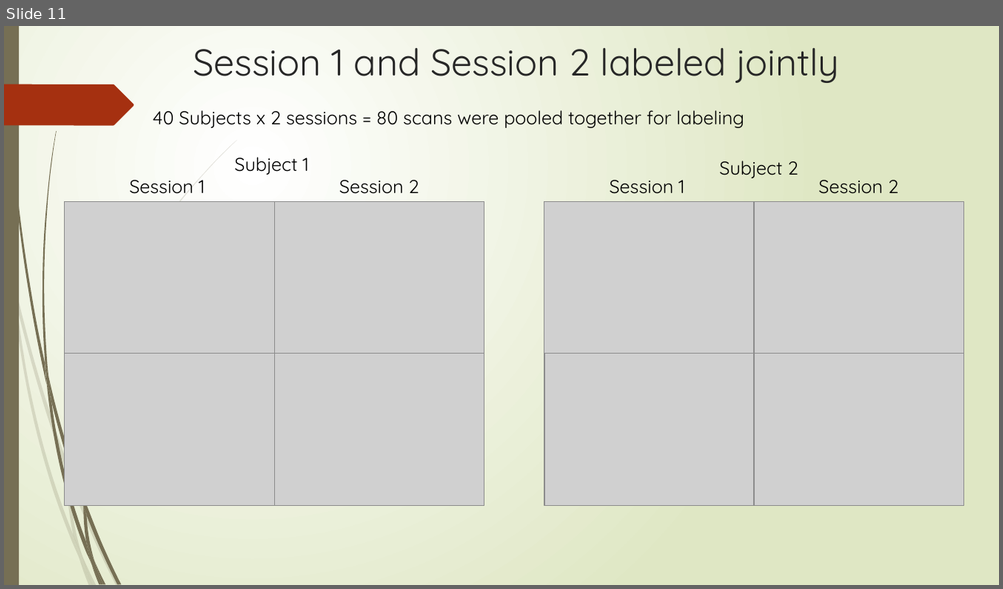
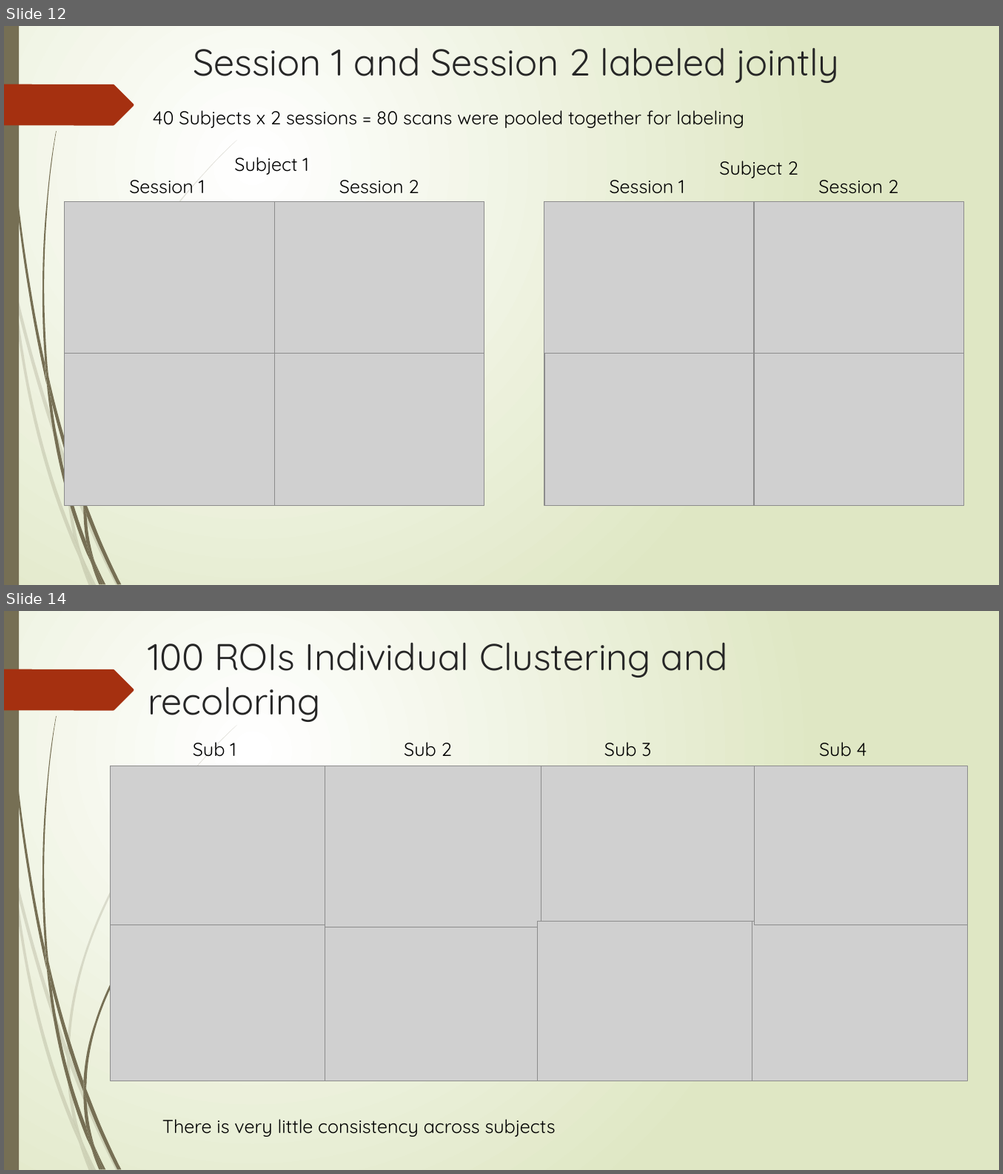
Before and after one commit to ajoshiusc/cortical_parcellation, a slide deck: docs/brain_sync.pptx. Shown one above the other, each under a label of ours: slide 11 before the commit, slides 12 and 14 after it; the slides between them are not shown. The pictures are 1003x589 and 1003x1174 pixels, drawn with LibreOffice and Linux fonts; fonts in the diff are those of the drawing; grey boxes stand for pictures. Boxes give left, top, right and bottom in pixels: in the first picture for what was removed or moved away, otherwise in the second. Text is boxed around its words. In the diff, an @@ line names an element or a change of style, - is before the commit and + after.

```diff
--- a/docs/brain_sync.pptx
+++ b/docs/brain_sync.pptx
@@ slide 14 added at bbox=[4, 611, 999, 1170], background gradient #FFFFFF to #DFE8C4; not listed: 23 template elements that a slide beside it also shows @@
@@ title added at bbox=[148, 642, 728, 722], 36 pt, text #262626 @@
+100 ROIs Individual Clustering and recoloring
@@ text added at bbox=[193, 742, 867, 757], 18 pt, text #000000 @@
+Sub 1 Sub 2 Sub 3 Sub 4
@@ picture added at bbox=[110, 766, 332, 925] @@
@@ picture added at bbox=[325, 766, 542, 927] @@
@@ picture added at bbox=[541, 766, 755, 928] @@
@@ picture added at bbox=[754, 766, 967, 925] @@
@@ picture added at bbox=[110, 917, 325, 1082] @@
@@ picture added at bbox=[325, 917, 540, 1082] @@
@@ picture added at bbox=[537, 921, 754, 1081] @@
@@ picture added at bbox=[752, 921, 967, 1081] @@
@@ freeform shape added at bbox=[67, 1048, 70, 1066], fill #766F54 at 20% opacity @@
@@ text added at bbox=[162, 1119, 555, 1137], 18 pt, text #000000 @@
+There is very little consistency across subjects
@@ what was slide 11 is now slide 12 @@
```
Also in this commit, not shown: 5 slides changed, 4 other slides added, 1 slide removed.
